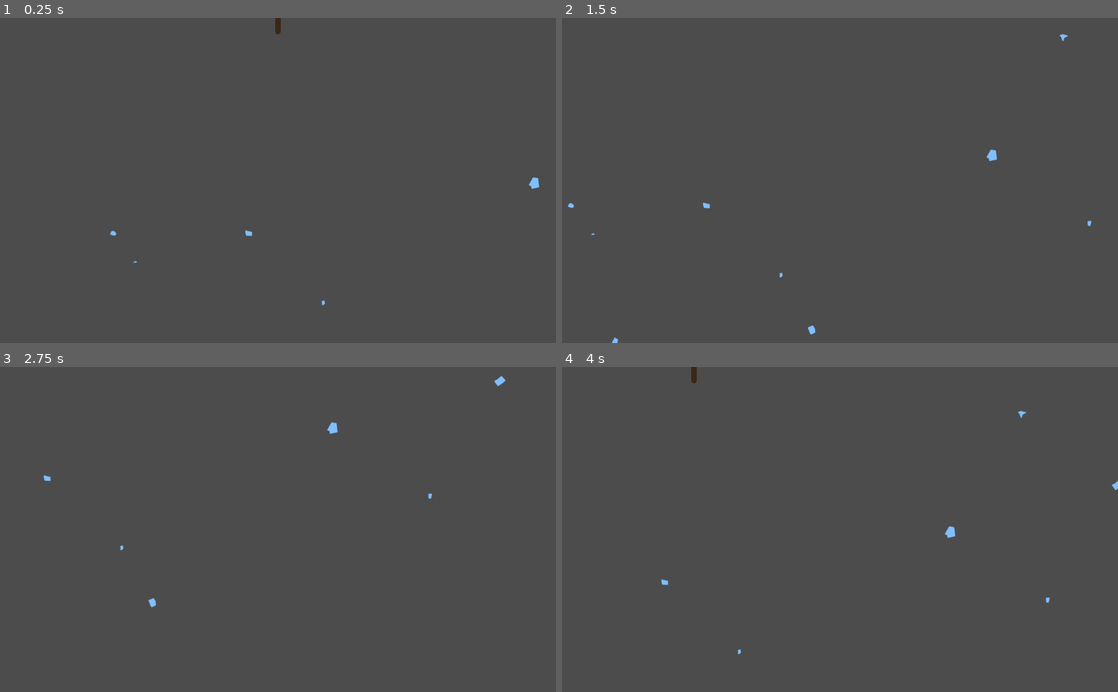
Above: before the commit, frames 1-4 (two rows, left to right).
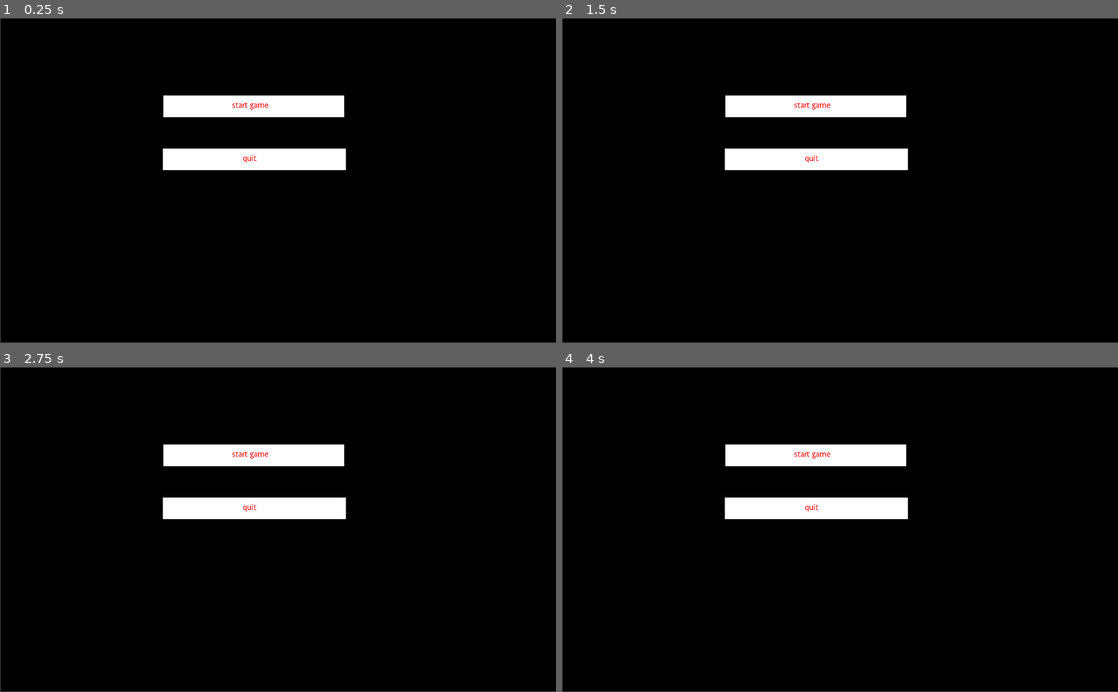
Above: after the commit, the same moments.

Repository: Cube-Number-Zero/Nutreants_attempt2
Game: Godot game, scene res://MainMenu.tscn
Same seed, same stepped clock (60 frames per second), same inputs: the game is played once before the commit and once after it. Before the commit the project starts from res://World.tscn.
Inputs (mouse positions are in pixels of both pictures, inside the frame that each line leads up to):
- Up to frame 1 (0.25 s): no input
- Up to frame 2 (1.5 s): tap Enter at 0.5 s; move the mouse to (962, 164) at 0.52 s; hold Right (ui_right) 0.53-1.28 s; click (962, 164) at 0.67 s; move the mouse to (728, 196) at 1.27 s; hold Down (ui_down) from 1.28 s (still down)
- Up to frame 3 (2.75 s): move the mouse to (333, 458) at 2.02 s; release Down (ui_down) at 2.03 s; hold Right (ui_right) from 2.03 s (still down)
- Up to frame 4 (4 s): move the mouse to (812, 594) at 2.77 s; release Right (ui_right) at 2.78 s; hold Up (ui_up) 2.78-3.53 s; click (812, 594) at 2.92 s; move the mouse to (1006, 578) at 3.52 s; hold Left (ui_left) from 3.53 s (still down)

The runs differ from the first frame. In frame 1, 99% of the frame differs, in the area x 0-100%, y 0-100%; in frame 2, 99%; in frame 3, 99%; in frame 4, 99%.
Error in both runs: Invalid get index 'max_root_length' (on base: 'null instance'). (res://ResourceManager.gd:17)

Commit message:
My separate experiment scene(s)

Diff:
--- /dev/null
+++ b/MainMenu.tscn
@@ -0,0 +1,50 @@
+[gd_scene load_steps=2 format=2]
+
+[ext_resource path="res://StartScreen.gd" type="Script" id=1]
+
+[node name="StartScreen" type="Node2D"]
+script = ExtResource( 1 )
+
+[node name="background" type="ColorRect" parent="."]
+anchor_left = 1.0
+anchor_right = 1.0
+margin_left = 1.0
+margin_top = 1.0
+margin_right = 1027.0
+margin_bottom = 599.0
+color = Color( 0, 0, 0, 1 )
+
+[node name="NewGame" type="ColorRect" parent="."]
+margin_left = 301.0
+margin_top = 143.0
+margin_right = 634.0
+margin_bottom = 183.0
+
+[node name="Label" type="Label" parent="NewGame"]
+margin_left = 112.0
+margin_top = 12.0
+margin_right = 208.0
+margin_bottom = 26.0
+custom_colors/font_color = Color( 1, 0, 0, 1 )
+custom_colors/font_outline_modulate = Color( 1, 1, 1, 1 )
+text = "start game"
+align = 1
+valign = 1
+
+[node name="quit" type="ColorRect" parent="."]
+margin_left = 300.0
+margin_top = 241.0
+margin_right = 637.0
+margin_bottom = 281.0
+rect_pivot_offset = Vector2( 237, 38 )
+
+[node name="Label" type="Label" parent="quit"]
+margin_left = 112.0
+margin_top = 12.0
+margin_right = 208.0
+margin_bottom = 26.0
+custom_colors/font_color = Color( 1, 0, 0, 1 )
+custom_colors/font_outline_modulate = Color( 1, 1, 1, 1 )
+text = "quit"
+align = 1
+valign = 1
--- /dev/null
+++ b/StartScreen.gd
@@ -0,0 +1,17 @@
+extends Node2D
+
+
+# Declare member variables here. Examples:
+# var a = 2
+# var b = "text"
+
+
+# Called when the node enters the scene tree for the first time.
+func _ready():
+	pass # Replace with function body.
+
+
+# Called every frame. 'delta' is the elapsed time since the previous frame.
+func _process(delta):
+
+	pass
--- /dev/null
+++ b/UItestinground.tscn
@@ -0,0 +1,33 @@
+[gd_scene load_steps=6 format=2]
+
+[ext_resource path="res://tree_root_node.tscn" type="PackedScene" id=1]
+[ext_resource path="res://roots_drawing.gd" type="Script" id=2]
+[ext_resource path="res://Resource_patch.tscn" type="PackedScene" id=3]
+[ext_resource path="res://resouce_patches.gd" type="Script" id=4]
+[ext_resource path="res://ui_resource_amount.gd" type="Script" id=5]
+
+[node name="Menu" type="Node2D"]
+
+[node name="roots" type="Node2D" parent="."]
+position = Vector2( 517, 15 )
+z_index = 1
+script = ExtResource( 2 )
+
+[node name="tree_root_node" parent="roots" instance=ExtResource( 1 )]
+position = Vector2( -1, 19 )
+
+[node name="resouce_patches" type="Node2D" parent="."]
+position = Vector2( 511, 321 )
+script = ExtResource( 4 )
+
+[node name="resource_patch" parent="resouce_patches" instance=ExtResource( 3 )]
+position = Vector2( -54, 397 )
+
+[node name="Resource Amount" type="ProgressBar" parent="."]
+margin_left = 682.0
+margin_top = 7.0
+margin_right = 1012.0
+margin_bottom = 21.0
+exp_edit = true
+percent_visible = false
+script = ExtResource( 5 )
--- a/project.godot
+++ b/project.godot
@@ -11,12 +11,17 @@
 [application]
 
 config/name="Nutreants"
-run/main_scene="res://World.tscn"
+run/main_scene="res://MainMenu.tscn"
 
 [autoload]
 
 SoundPlayer="*res://SoundPlayer.tscn"
 ResourceManager="*res://ResourceManager.tscn"
+
+[global]
+
+start=false
+"starting scene"=false
 
 [gui]
 
--- /dev/null
+++ b/ui_resource_amount.gd
@@ -0,0 +1,15 @@
+extends ProgressBar
+
+
+# Declare member variables here. Examples:
+# var a = 2
+# var b = "text"
+
+
+# Called when the node enters the scene tree for the first time.
+func _ready(): # Replace with function body.
+	pass
+
+# Called every frame. 'delta' is the elapsed time since the previous frame.
+func _process(delta):
+	value = ResourceManager.resources
